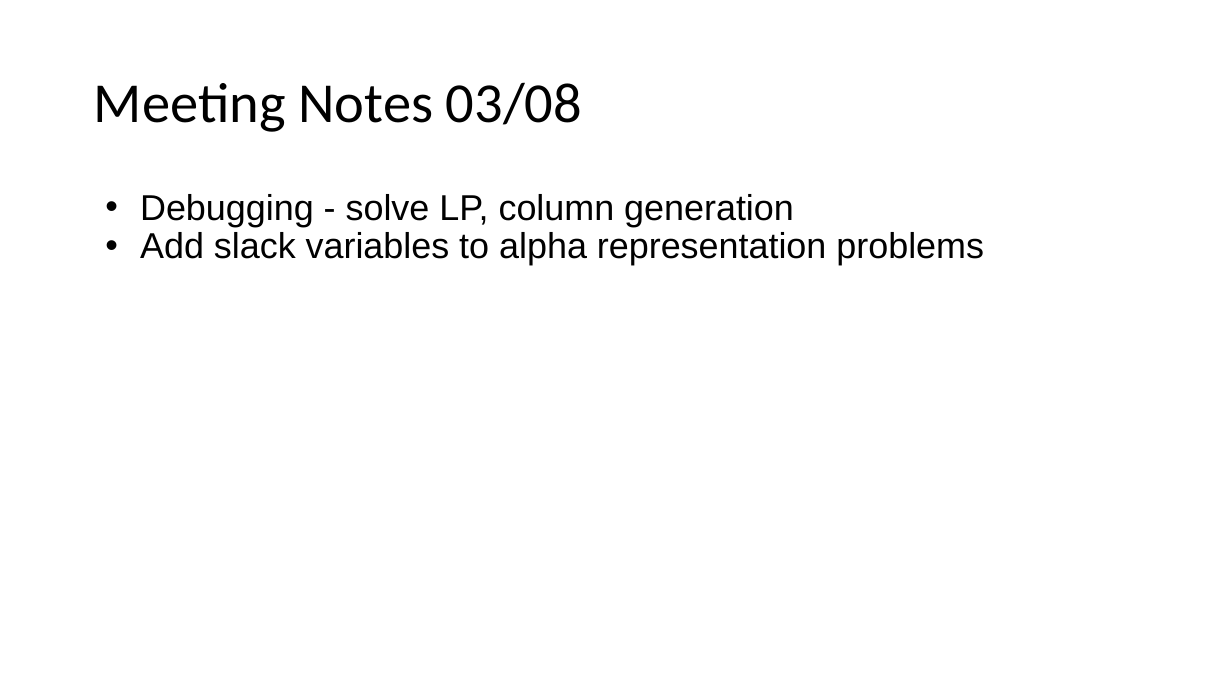
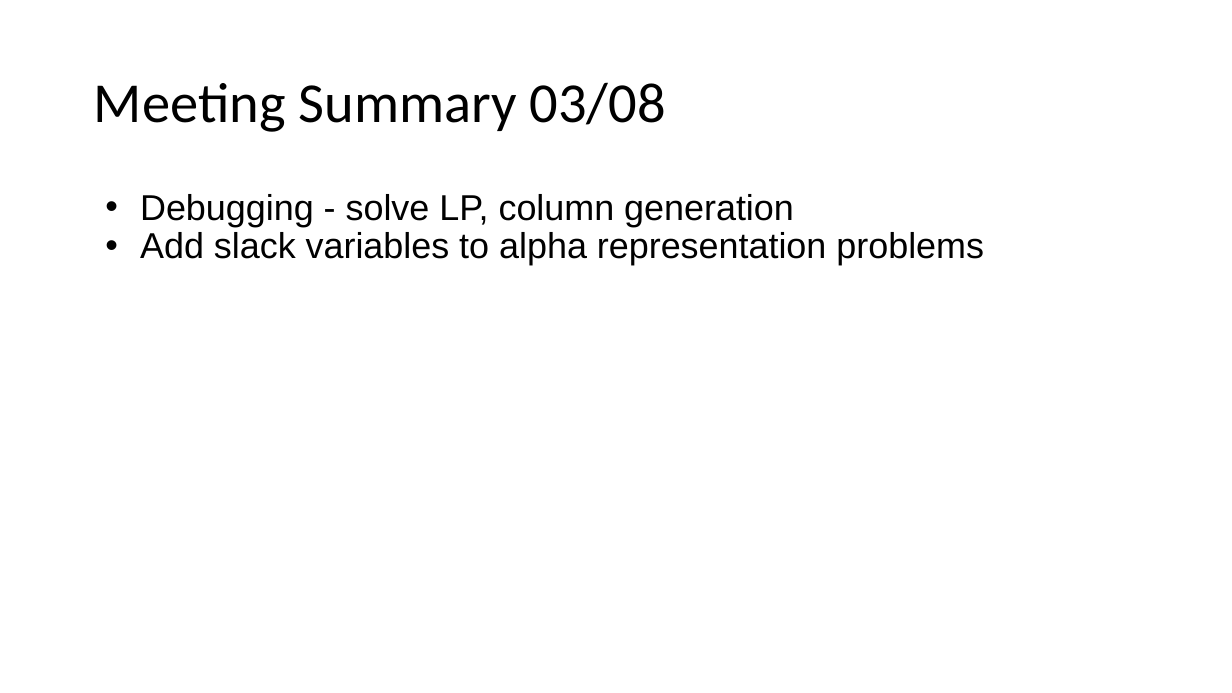
Before and after one commit to aboutalpha/FMR-code, a slide deck: slide 19 of MR Fairness with Column Generation - Michael.pptx. Drawn at 1232x693 pixels with LibreOffice and Linux fonts; fonts in the diff are those of the drawing. Boxes give left, top, right and bottom in pixels: in the first picture for what was removed or moved away, otherwise in the second. Text is boxed around its words. In the diff, an @@ line names an element or a change of style, - is before the commit and + after.

```diff
--- a/MR Fairness with Column Generation - Michael.pptx
+++ b/MR Fairness with Column Generation - Michael.pptx
@@ title at bbox=[94, 82, 665, 132]: text changed @@
-Meeting Notes 03/08
+Meeting Summary 03/08
```
Also in this commit, not shown: 1 slide added, 1 other file.
